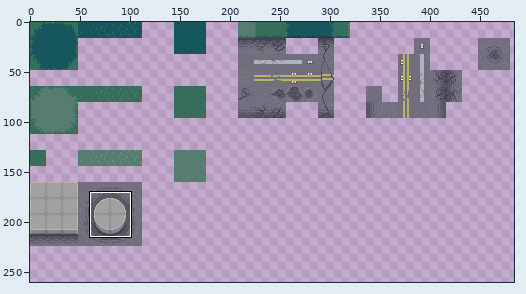
Sprite sheet -- Rooms/Area6/Assets/bg_poppyhart_01.png. Above, an overview of the earlier version with the close-up marked.
Close-up. Before the edit:
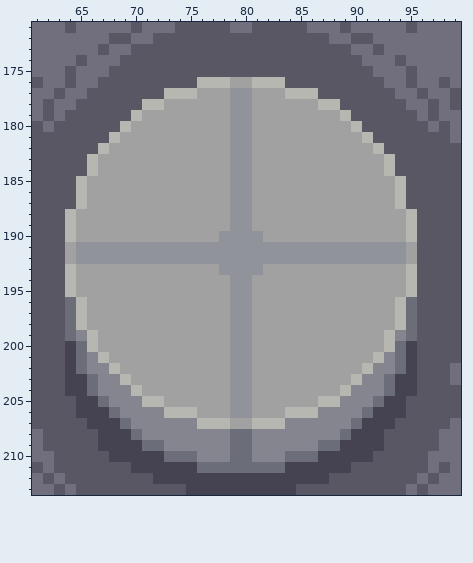
The file is 512x512 pixels. Colours within 5 levels of each other are drawn and written as one. Shown: x 61..99, y 171..213. The wide view leaves out empty margins. The commit also changed other parts of the picture, which this record leaves out.
After:
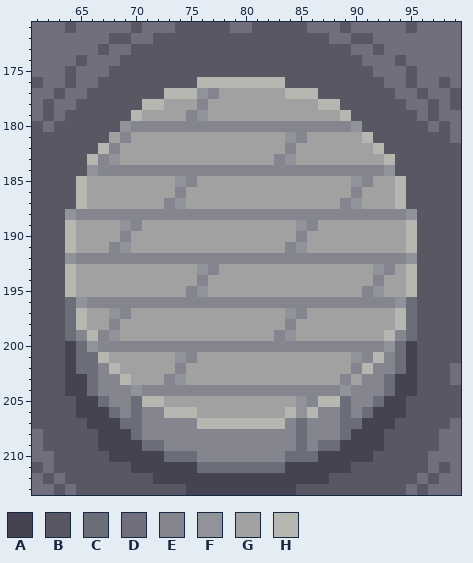
Palette (. is transparent): A #454251  B #5a5765  C #6b6d78  D #716e7d  E #84858e  F #91939a  G #a1a1a1  H #b6b7b0
Diff:
@@ x 61..99 @@
 175 DDDBDDDBBBBBBBBBBBBBBBBBBBBBBBBDDDBDDDD
-176 BDDBDDBBBBBBBBBHHHGGHHHBBBBBBBBBDDBDDBD
-177 DDBDDBBBBBBBHHHGGGFFGGGHHHBBBBBBBDDBDDB
-178 DBDDBBBBBBHHGGGGGGFFGGGGGGHHBBBBBBDDBDB
-179 DBDBBBBBBHGGGGGGGGFFGGGGGGGGHBBBBBBDBDD
-180 BDBBBBBBHGGGGGGGGGFFGGGGGGGGGHBBBBBBDBD
-181 BBBBBBBHGGGGGGGGGGFFGGGGGGGGGGHBBBBBBBD
-182 BBBBBBHGGGGGGGGGGGFFGGGGGGGGGGGHBBBBBBB
-183 BBBBBHGGGGGGGGGGGGFFGGGGGGGGGGGGHBBBBBB
-184 BBBBBHGGGGGGGGGGGGFFGGGGGGGGGGGGHBBBBBB
-185 BBBBHGGGGGGGGGGGGGFFGGGGGGGGGGGGGHBBBBB
-186 BBBBHGGGGGGGGGGGGGFFGGGGGGGGGGGGGHBBBBB
-187 BBBBHGGGGGGGGGGGGGFFGGGGGGGGGGGGGHBBBBB
-188 BBBHGGGGGGGGGGGGGGFFGGGGGGGGGGGGGGHBBBB
-189 BBBHGGGGGGGGGGGGGGFFGGGGGGGGGGGGGGHBBBB
-190 BBBHGGGGGGGGGGGGGFFFFGGGGGGGGGGGGGHBBBB
-191 BBBGFFFFFFFFFFFFFFFFFFFFFFFFFFFFFFGBBBB
-192 BBBGFFFFFFFFFFFFFFFFFFFFFFFFFFFFFFGBBBB
-193 BBBHGGGGGGGGGGGGGFFFFGGGGGGGGGGGGGHBBBB
-194 BBBHGGGGGGGGGGGGGGFFGGGGGGGGGGGGGGHBBBB
-195 BBBHGGGGGGGGGGGGGGFFGGGGGGGGGGGGGGHBBBB
-196 BBBCHGGGGGGGGGGGGGFFGGGGGGGGGGGGGHCBBBB
-197 BBBCHGGGGGGGGGGGGGFFGGGGGGGGGGGGGHCBBBB
-198 BBBCHGGGGGGGGGGGGGFFGGGGGGGGGGGGGHCBBBB
-199 BBBCEHGGGGGGGGGGGGFFGGGGGGGGGGGGHECBBBB
-200 BBBACHGGGGGGGGGGGGFFGGGGGGGGGGGGHCABBBB
-201 BBBACEHGGGGGGGGGGGFFGGGGGGGGGGGHECABBBB
-202 BBBACEEHGGGGGGGGGGFFGGGGGGGGGGHEECABBBD
-203 BBBAACEEHGGGGGGGGGFFGGGGGGGGGHEECAABBBD
-204 BBBAACEEEHGGGGGGGGFFGGGGGGGGHEEECAABBBB
-205 BBBBAACEEEHHGGGGGGFFGGGGGGHHEEECAABBBBB
-206 BBBBAAACEEEEHHHGGGFFGGGHHHEEEECAAABBBBB
-207 BBBBBAAACEEEEEEHHHGGHHHEEEEEECAAABBBBBD
-208 DBBBBBAAACEEEEEEEECCEEEEEEEECAAABBBBBDD
-209 DBBBBBAAAACCEEEEEECCEEEEEECCAAAABBBBBDD
-210 DDBBBBBAAAAACCCEEECCEEECCCAAAAABBBBBDDD
+176 BDDBDDBBBBBBBBBHHHHHHHHBBBBBBBBBDDBDDBD
+177 DDBDDBBBBBBBHHHFEGGGGGGHHHBBBBBBBDDBDDB
+178 DBDDBBBBBBHHGGGEGGGGGGGGGGHHBBBBBBDDBDB
+179 DBDBBBBBBHGGGGEFGGGGGGGGGGGGHBBBBBBDBDD
+180 BDBBBBBBFEEEEEEEEEEEEEEEEEEEEFBBBBBBDBD
+181 BBBBBBBGEGGGGGGGGGGGGGGFEGGGGGHBBBBBBBD
+182 BBBBBBHEGGGGGGGGGGGGGGGEGGGGGGGHBBBBBBB
+183 BBBBBHEFGGGGGGGGGGGGGGEFGGGGGGGGHBBBBBB
+184 BBBBBFEEEEEEEEEEEEEEEEEEEEEEEEEEFBBBBBB
+185 BBBBHGGGGGGGGFEGGGGGGGGGGGGGGFEGGHBBBBB
+186 BBBBHGGGGGGGGEGGGGGGGGGGGGGGGEGGGHBBBBB
+187 BBBBHGGGGGGGEFGGGGGGGGGGGGGGEFGGGHBBBBB
+188 BBBFEEEEEEEEEEEEEEEEEEEEEEEEEEEEEEFBBBB
+189 BBBHGGGGFEGGGGGGGGGGGGGGFEGGGGGGGGHBBBB
+190 BBBHGGGGEGGGGGGGGGGGGGGGEGGGGGGGGGHBBBB
+191 BBBHGGGEFGGGGGGGGGGGGGGEFGGGGGGGGGHBBBB
+192 BBBFEEEEEEEEEEEEEEEEEEEEEEEEEEEEEEFBBBB
+193 BBBHGGGGGGGGGGGFEGGGGGGGGGGGGGGFEGHBBBB
+194 BBBHGGGGGGGGGGGEGGGGGGGGGGGGGGGEGGHBBBB
+195 BBBHGGGGGGGGGGEFGGGGGGGGGGGGGGEFGGHBBBB
+196 BBBCFEEEEEEEEEEEEEEEEEEEEEEEEEEEEFCBBBB
+197 BBBCHGGFEGGGGGGGGGGGGGGFEGGGGGGGGHCBBBB
+198 BBBCHGGEGGGGGGGGGGGGGGGEGGGGGGGGGHCBBBB
+199 BBBCEHEFGGGGGGGGGGGGGGEFGGGGGGGGHECBBBB
+200 BBBACFEEEEEEEEEEEEEEEEEEEEEEEEEEFCABBBB
+201 BBBACCHGGGGGGFEGGGGGGGGGGGGGGFEHECABBBB
+202 BBBACCEHGGGGGEGGGGGGGGGGGGGGGEHEECABBBD
+203 BBBAACEEHGGGEFGGGGGGGGGGGGGGEGEECAABBBD
+204 BBBAACEEEFEEEEEEEEEEEEEEEEEEFEEECAABBBB
+205 BBBBAACEECHHGGGGGGGGGGGGFEHHCEECAABBBBB
+206 BBBBAAACECEEHHHGGGGGGGGHFHEECECAAABBBBB
+207 BBBBBAAACCEEEEEHHHHHHHHECEEECCAAABBBBBD
+208 DBBBBBAAACEEEEEEEEEEEEEECEEECAAABBBBBDD
+209 DBBBBBAAAACCEEEEEEEEEEEECECCAAAABBBBBDD
+210 DDBBBBBAAAAACCCEEEEEEEECCCAAAAABBBBBDDD
 211 BDBBBBBBBAAAAAACCCCCCCCAAAAAABBBBBBBDBD
Where, in picture pixels (left, top, right, bottom), the same in both close-ups:
changed: (65, 77, 417, 462)
